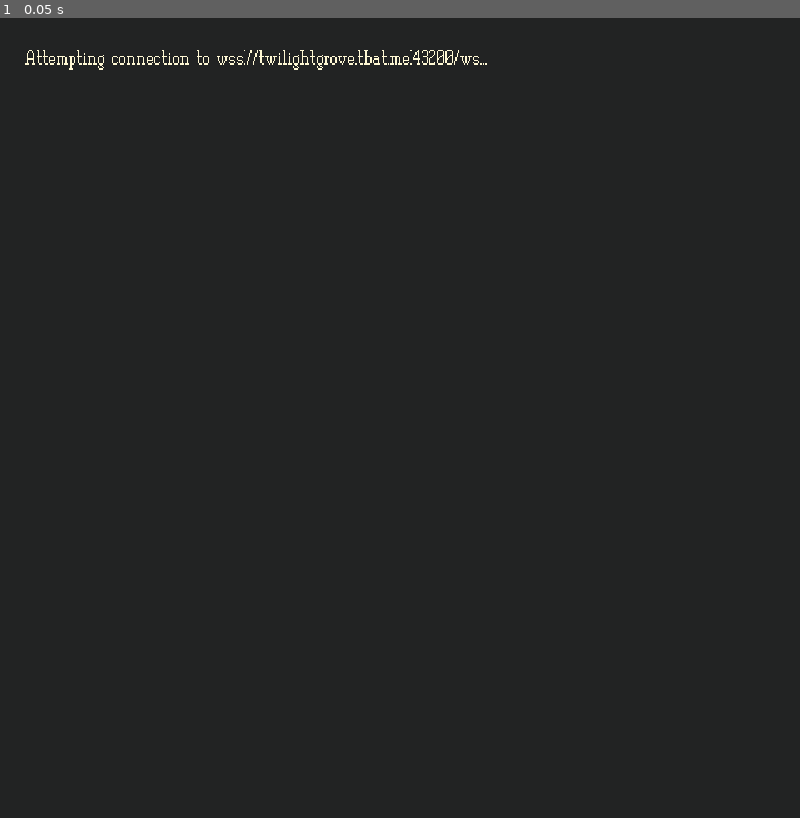
Above: before the commit, frame 1.
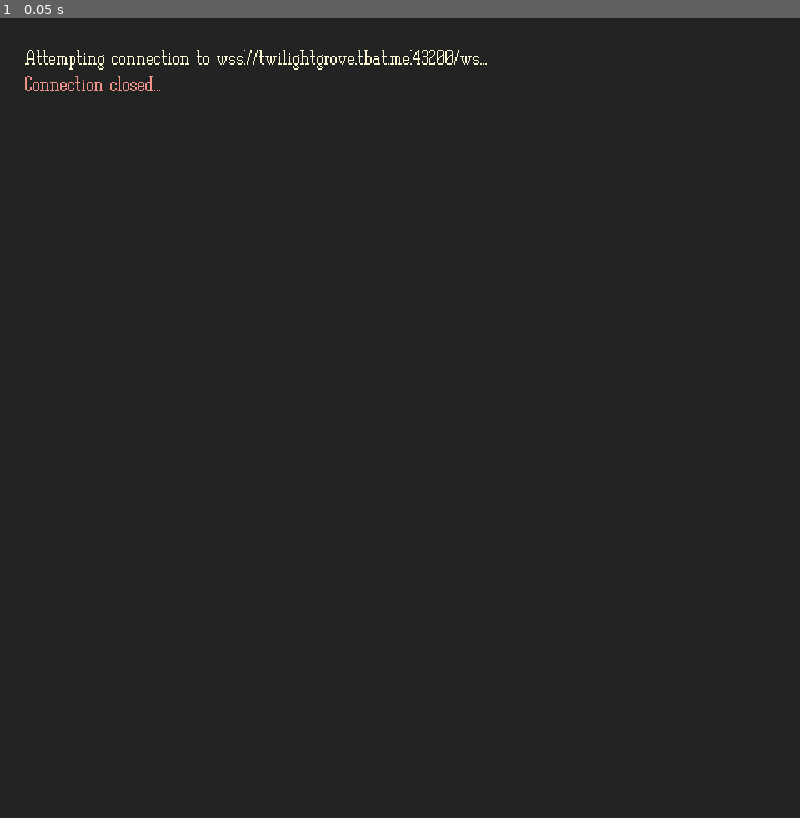
Above: after the commit, the same moment.

Repository: tristanbatchler/TwilightGroveOnline
Game: Godot game, scene res://main.tscn
Two runs of this game, one before a commit and one after it. Both use one fixed random seed, a clock stepped at 60 frames per second and the inputs below.
Inputs:
- Up to frame 1 (0.05 s): no input

The runs differ from the first frame. In frame 1, less than 0.1% of the frame differs, in the area x 3-20%, y 7-10%.

Commit message:
Refactor level handling in game state: remove old level on download, initialize player position, and implement level switching via chat command

Diff:
--- a/client/states/ingame/ingame.gd
+++ b/client/states/ingame/ingame.gd
@@ -85,6 +85,12 @@
 	GameManager.set_state(GameManager.State.ENTERED)
 
 func _handle_level_download(level_download: Packets.LevelDownload) -> void:
+	# If we're getting a new level, remove the old one
+	if _world != null:
+		remove_child(_world)
+		_world.queue_free()
+		_actors.clear()
+
 	var data := level_download.get_data()
 	var file := FileAccess.open(download_destination_scene_path, FileAccess.WRITE)
 	file.store_buffer(data)
Not shown, changed: server/internal/states/connected.go
Not shown, changed: server/internal/states/ingame.go
